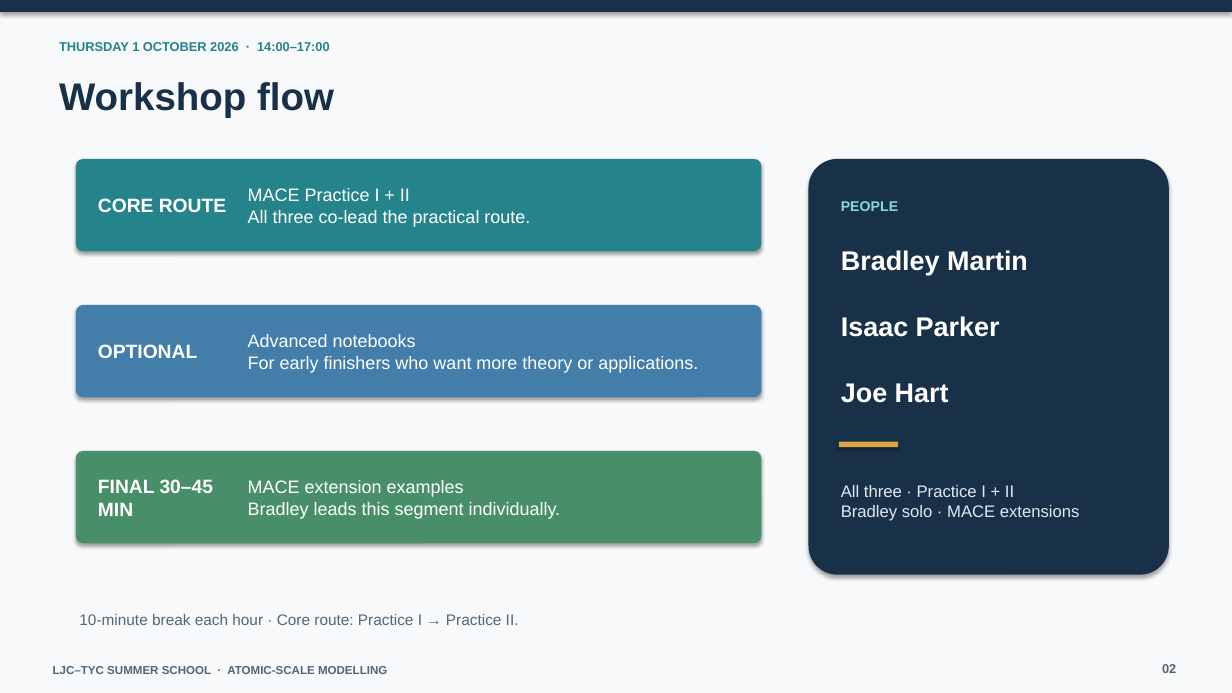
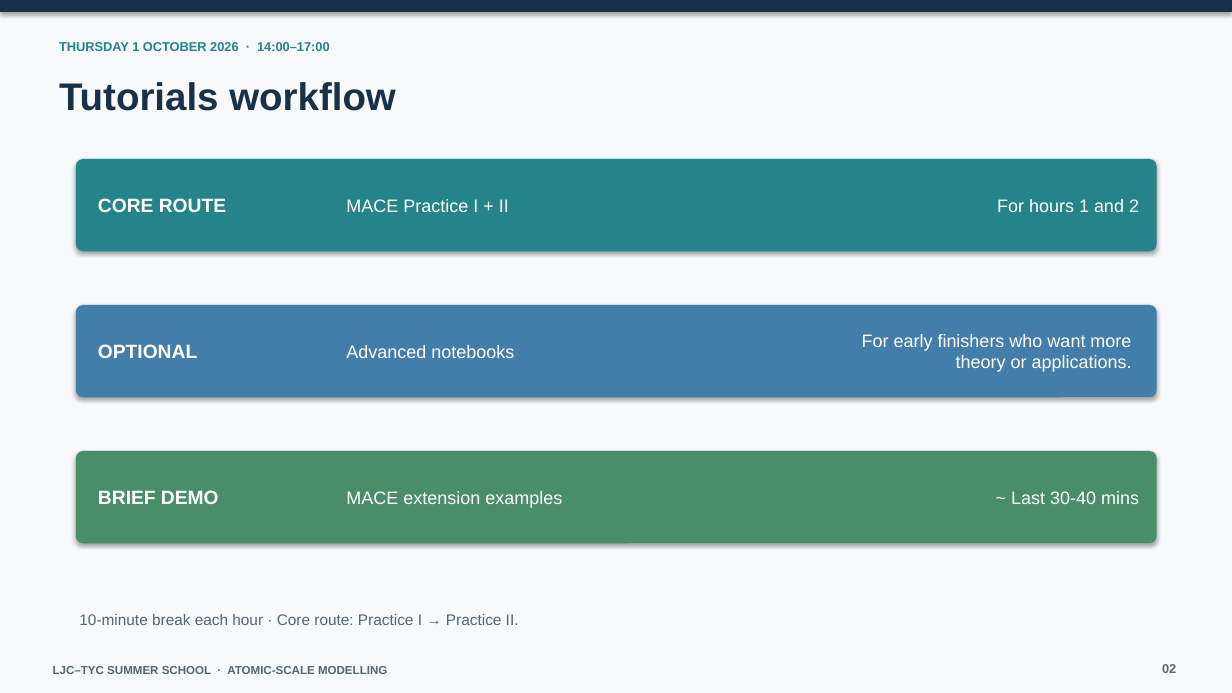
Before and after one commit to Neutrino155/MACE_tutorials, a slide deck: slide 2 of presentations/MACE-in-practice-LJC-Summer-School-Introduction.pptx. Drawn at 1232x693 pixels with LibreOffice and Linux fonts; fonts in the diff are those of the drawing. Boxes give left, top, right and bottom in pixels: in the first picture for what was removed or moved away, otherwise in the second. Text is boxed around its words. In the diff, an @@ line names an element or a change of style, - is before the commit and + after.

Commit message:
Update workshop slides with repo and extension source tree

```diff
--- a/presentations/MACE-in-practice-LJC-Summer-School-Introduction.pptx
+++ b/presentations/MACE-in-practice-LJC-Summer-School-Introduction.pptx
@@ text at (x1=59, y1=82, x2=396, y2=111): text changed @@
-Workshop flow
+Tutorials workflow
@@ rounded rectangle resized from (x1=76, y1=159, x2=762, y2=251) to (x1=76, y1=159, x2=1157, y2=251) @@
@@ text "MACE Practice I + II" moved from (x1=248, y1=188, x2=530, y2=227) to (x1=346, y1=199, x2=509, y2=212) @@
@@ rounded rectangle removed at (x1=809, y1=159, x2=1169, y2=575) @@
@@ text removed at (x1=841, y1=201, x2=898, y2=211) @@
-PEOPLE
@@ text added at (x1=997, y1=199, x2=1139, y2=212), 14 pt, text #FFFFFF @@
+For hours 1 and 2
@@ text at (x1=248, y1=210, x2=530, y2=227): paragraph removed @@
-All three co-lead the practical route.
@@ text removed at (x1=841, y1=250, x2=1028, y2=276) @@
-Bradley Martin
@@ rounded rectangle resized from (x1=76, y1=305, x2=762, y2=397) to (x1=76, y1=305, x2=1157, y2=397) @@
@@ text "For early finishers who want ..." moved from (x1=248, y1=334, x2=698, y2=373) to (x1=862, y1=334, x2=1132, y2=372) @@
@@ text "For early finishers who want ..." at (x1=862, y1=334, x2=1132, y2=372): alignment left to right; vertical alignment middle to top @@
@@ text removed at (x1=841, y1=316, x2=1000, y2=337) @@
-Isaac Parker
@@ text at (x1=248, y1=334, x2=416, y2=347): paragraph removed @@
-Advanced notebooks
@@ text added at (x1=346, y1=345, x2=514, y2=358), 14 pt, text #FFFFFF @@
+Advanced notebooks
@@ text removed at (x1=841, y1=383, x2=949, y2=403) @@
-Joe Hart
@@ rectangle removed at (x1=839, y1=442, x2=898, y2=447) @@
@@ rounded rectangle resized from (x1=76, y1=451, x2=762, y2=543) to (x1=76, y1=451, x2=1157, y2=543) @@
@@ text removed at (x1=98, y1=479, x2=213, y2=516) @@
-FINAL 30–45 MIN
@@ text "MACE extension examples" moved from (x1=248, y1=480, x2=561, y2=519) to (x1=346, y1=491, x2=562, y2=508) @@
@@ text added at (x1=98, y1=490, x2=219, y2=504), 15 pt, text #FFFFFF, bold @@
+BRIEF DEMO
@@ text at (x1=248, y1=502, x2=561, y2=519): paragraph removed @@
-Bradley leads this segment individually.
@@ text removed at (x1=841, y1=485, x2=1080, y2=521) @@
-All three · Practice I + II
-Bradley solo · MACE extensions
@@ text added at (x1=1011, y1=491, x2=1139, y2=504), 14 pt, text #FFFFFF @@
+~ Last 30-40 mins
```
Also in this commit, not shown: 2 other slides changed, 1 slide added.
